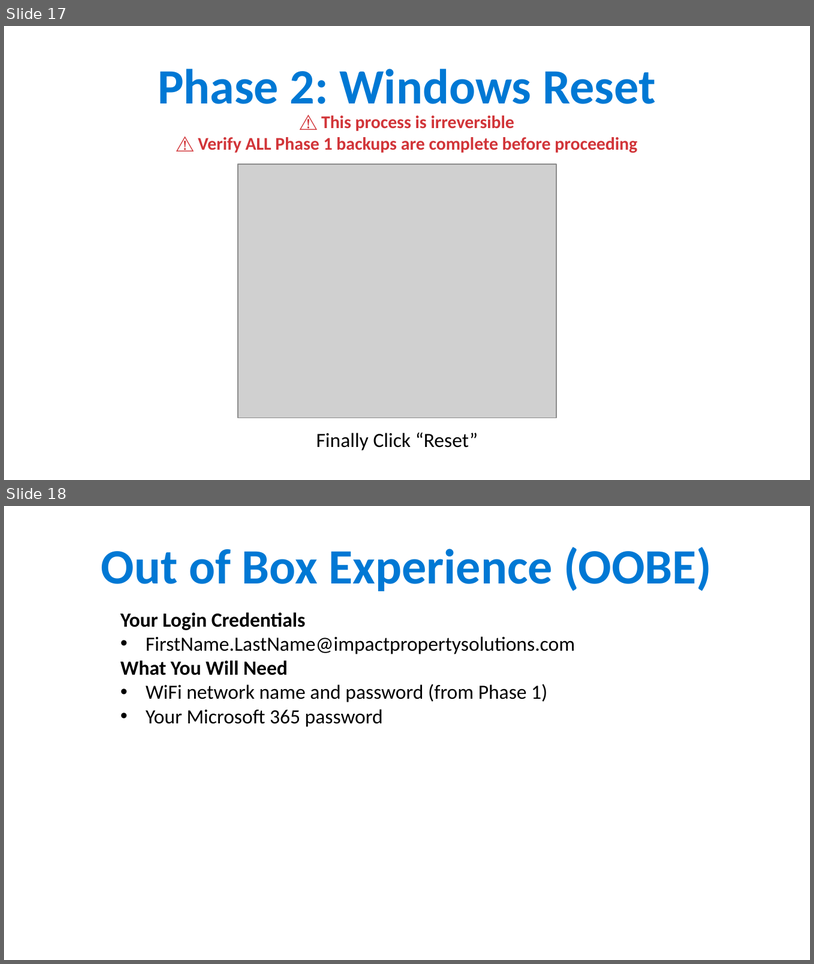
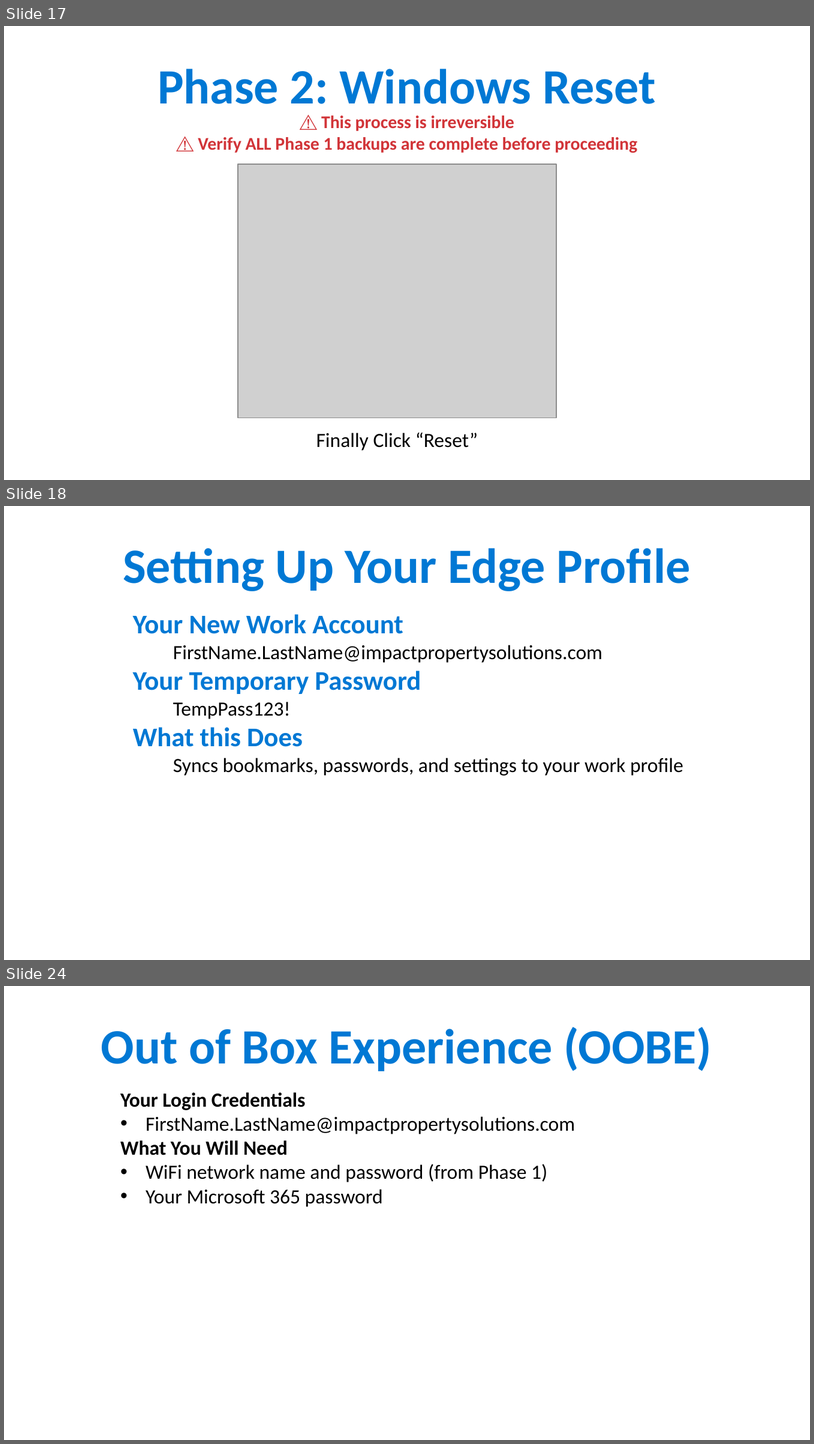
Before and after one commit to ipsghonline/tmp, a slide deck: presentation/Phase1-Backup-Guide.pptx. Shown one above the other, each under a label of ours: slides 17 and 18 before the commit, slides 17, 18 and 24 after it; the slides between them are not shown. The pictures are 814x964 and 814x1444 pixels, drawn with LibreOffice and Linux fonts; fonts in the diff are those of the drawing; grey boxes stand for pictures. Boxes give left, top, right and bottom in pixels: in the first picture for what was removed or moved away, otherwise in the second. Text is boxed around its words. In the diff, an @@ line names an element or a change of style, - is before the commit and + after.

```diff
--- a/presentation/Phase1-Backup-Guide.pptx
+++ b/presentation/Phase1-Backup-Guide.pptx
@@ slide 18 added at bbox=[4, 506, 810, 960], background #FFFFFF @@
@@ text added at bbox=[123, 548, 690, 591], 44 pt, text #0078D4, bold @@
+Setting Up Your Edge Profile
@@ text added at bbox=[133, 614, 684, 775], 18 pt, text #000000 @@
+Your New Work Account
+  FirstName.LastName@impactpropertysolutions.com
+Your Temporary Password
+  TempPass123!
+What this Does
+  Syncs bookmarks, passwords, and settings to your work profile
@@ what was slide 18 is now slide 24 @@
```
Also in this commit, not shown: 6 other slides added.
